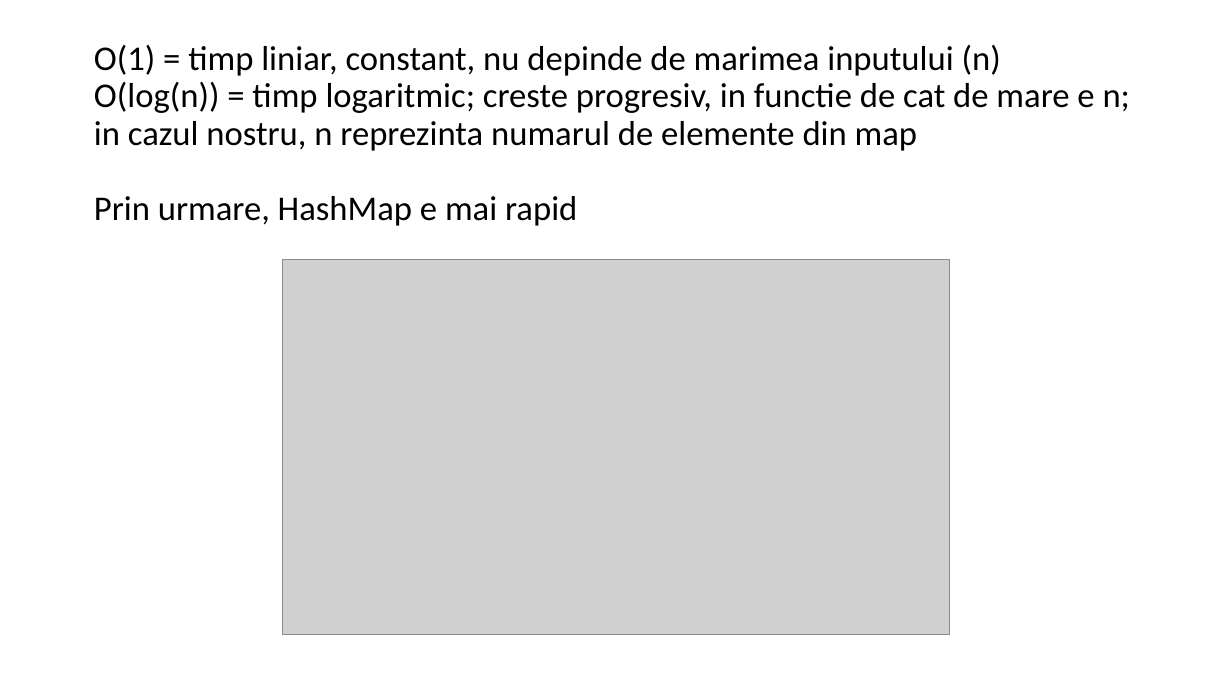
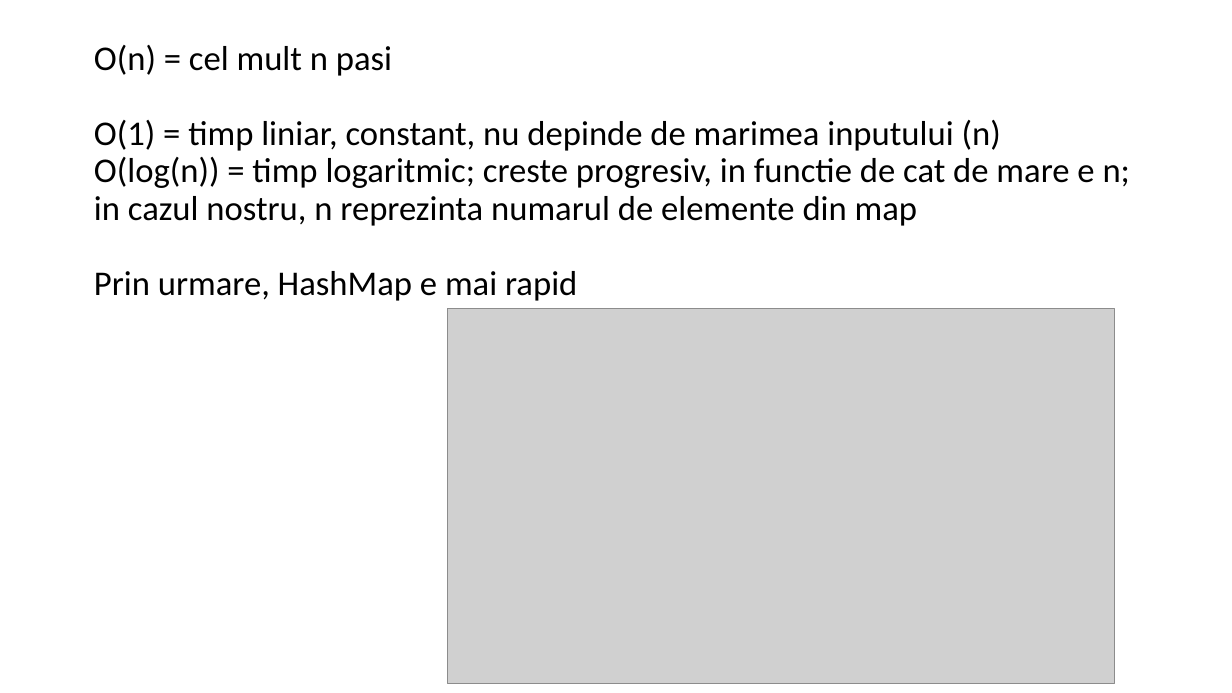
Before and after one commit to PatriciaPopa/javatraining-modulul-2, a slide deck: slide 22 of Curs3_Java_modul2.pptx. Drawn at 1232x693 pixels with LibreOffice and Linux fonts; fonts in the diff are those of the drawing; grey boxes stand for pictures. Boxes give left, top, right and bottom in pixels: in the first picture for what was removed or moved away, otherwise in the second. Text is boxed around its words. In the diff, an @@ line names an element or a change of style, - is before the commit and + after.

```diff
--- a/Curs3_Java_modul2.pptx
+++ b/Curs3_Java_modul2.pptx
@@ title at bbox=[94, 45, 1130, 301]: text changed @@
-O(1) = timp liniar, constant, nu depinde de marimea inputului (n)
-O(log(n)) = timp logaritmic; creste progresiv, in functie de cat de mare e n; in cazul nostru, n reprezinta numarul de elemente din map
-Prin urmare, HashMap e mai rapid
+O(n) = cel mult n pasi
+O(1) = timp liniar, constant, nu depinde de marimea inputului (n)
+O(log(n)) = timp logaritmic; creste progresiv, in functie de cat de mare e n; in cazul nostru, n reprezinta numarul de elemente din map
+Prin urmare, HashMap e mai rapid
@@ picture: place and size @@
-picture at bbox=[283, 260, 950, 635]
+picture at bbox=[447, 309, 1115, 684]
```
Also in this commit, not shown: 5 other slides changed.
